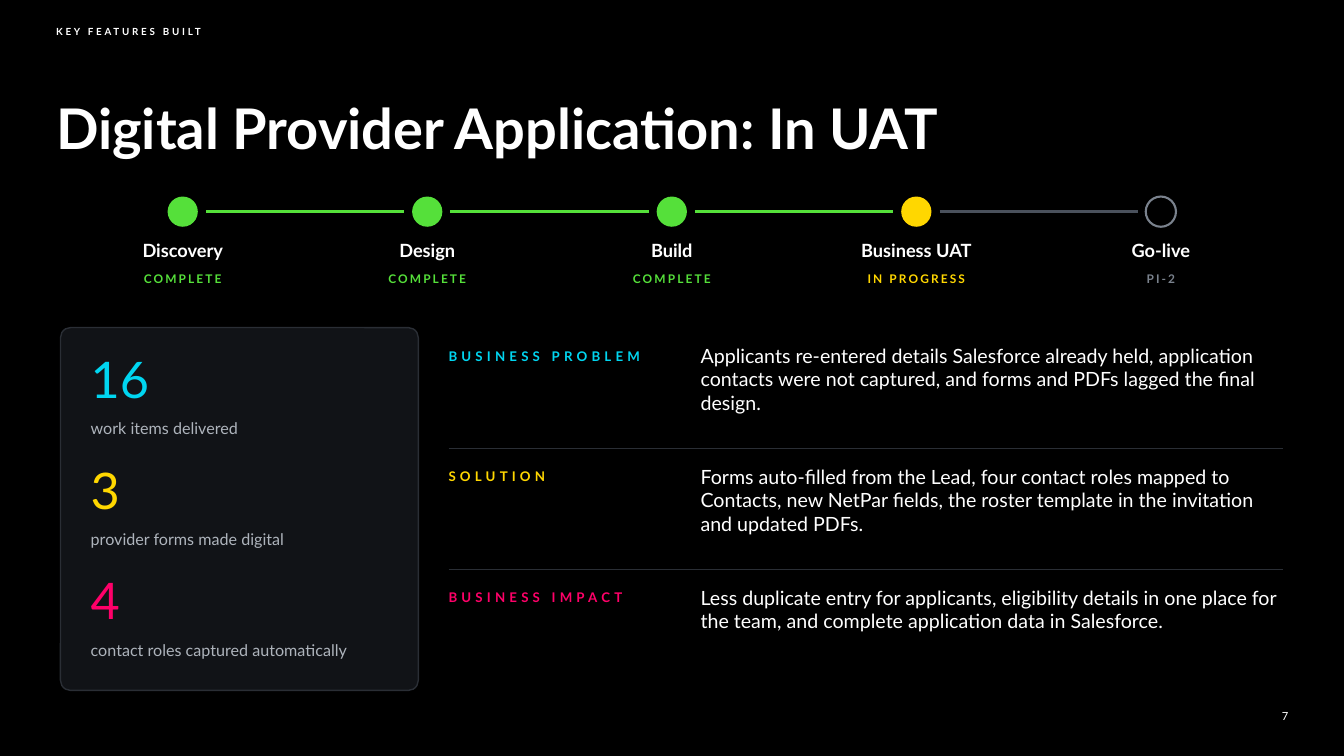
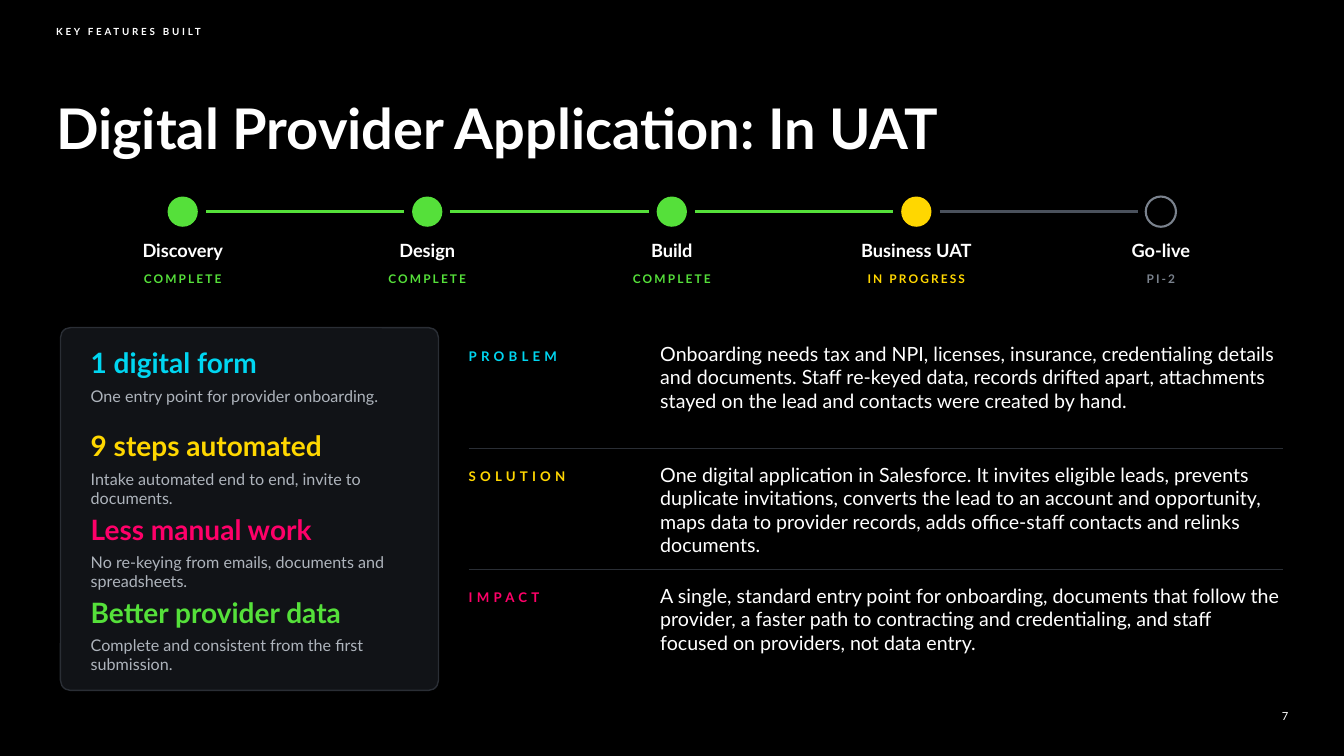
Before and after one commit to chintasurya/AscensionQBR, a slide deck: slide 7 of Ascension_QBR_FY27_PI-1.pptx. Drawn at 1344x756 pixels with LibreOffice and Linux fonts; fonts in the diff are those of the drawing; background and template pictures are left out. Boxes give left, top, right and bottom in pixels: in the first picture for what was removed or moved away, otherwise in the second. Text is boxed around its words. In the diff, an @@ line names an element or a change of style, - is before the commit and + after.

```diff
--- a/Ascension_QBR_FY27_PI-1.pptx
+++ b/Ascension_QBR_FY27_PI-1.pptx
@@ rounded rectangle: place and size @@
-rounded rectangle at bbox=[60, 328, 418, 691]
+rounded rectangle at bbox=[60, 328, 439, 691]
@@ text at bbox=[91, 352, 257, 378]: text changed; size 36 to 20 pt; bold on @@
-16
+1 digital form
@@ text at bbox=[469, 351, 557, 361]: text changed @@
-BUSINESS PROBLEM
+PROBLEM
@@ text added at bbox=[660, 346, 1274, 412], 14 pt, text #FFFFFF @@
+Onboarding needs tax and NPI, licenses, insurance, credentialing details and documents. Staff re-keyed data, records drifted apart, attachments stayed on the lead and contacts were created by hand.
@@ text at bbox=[91, 390, 378, 405]: text changed @@
-work items delivered
+One entry point for provider onboarding.
@@ text at bbox=[91, 435, 321, 461]: text changed; size 36 to 20 pt; bold on @@
-3
+9 steps automated
@@ line moved from (449, 449) - (1284, 449) to (469, 449) - (1284, 449) @@
@@ text at bbox=[91, 473, 361, 504]: text changed @@
-provider forms made digital
+Intake automated end to end, invite to documents.
@@ text "SOLUTION": place and size @@
-text "SOLUTION" at bbox=[449, 471, 546, 481]
+text "SOLUTION" at bbox=[469, 471, 566, 481]
@@ text added at bbox=[660, 467, 1261, 552], 14 pt, text #FFFFFF @@
+One digital application in Salesforce. It invites eligible leads, prevents duplicate invitations, converts the lead to an account and opportunity, maps data to provider records, adds office-staff contacts and relinks documents.
@@ text removed at bbox=[701, 469, 1253, 535] @@
-Forms auto-filled from the Lead, four contact roles mapped to Contacts, new NetPar fields, the roster template in the invitation and updated PDFs.
@@ text at bbox=[91, 519, 312, 541]: text changed; size 36 to 20 pt; bold on @@
-4
+Less manual work
@@ text at bbox=[91, 556, 384, 590]: text changed @@
-contact roles captured automatically
+No re-keying from emails, documents and spreadsheets.
@@ line moved from (449, 570) - (1284, 570) to (469, 570) - (1284, 570) @@
@@ text at bbox=[469, 592, 540, 602]: text changed @@
-BUSINESS IMPACT
+IMPACT
@@ text at bbox=[660, 588, 1279, 654]: text changed @@
-Less duplicate entry for applicants, eligibility details in one place for the team, and complete application data in Salesforce.
+A single, standard entry point for onboarding, documents that follow the provider, a faster path to contracting and credentialing, and staff focused on providers, not data entry.
@@ text added at bbox=[91, 602, 341, 628], 20 pt, text #55E03A, bold @@
+Better provider data
@@ text at bbox=[91, 639, 363, 670]: text changed; size 14 to 11.5 pt; text colour #FFFFFF to #AEB4BC @@
-Applicants re-entered details Salesforce already held, application contacts were not captured, and forms and PDFs lagged the final design.
+Complete and consistent from the first submission.
```
Also in this commit, not shown: 3 other slides changed, 2 other files.
